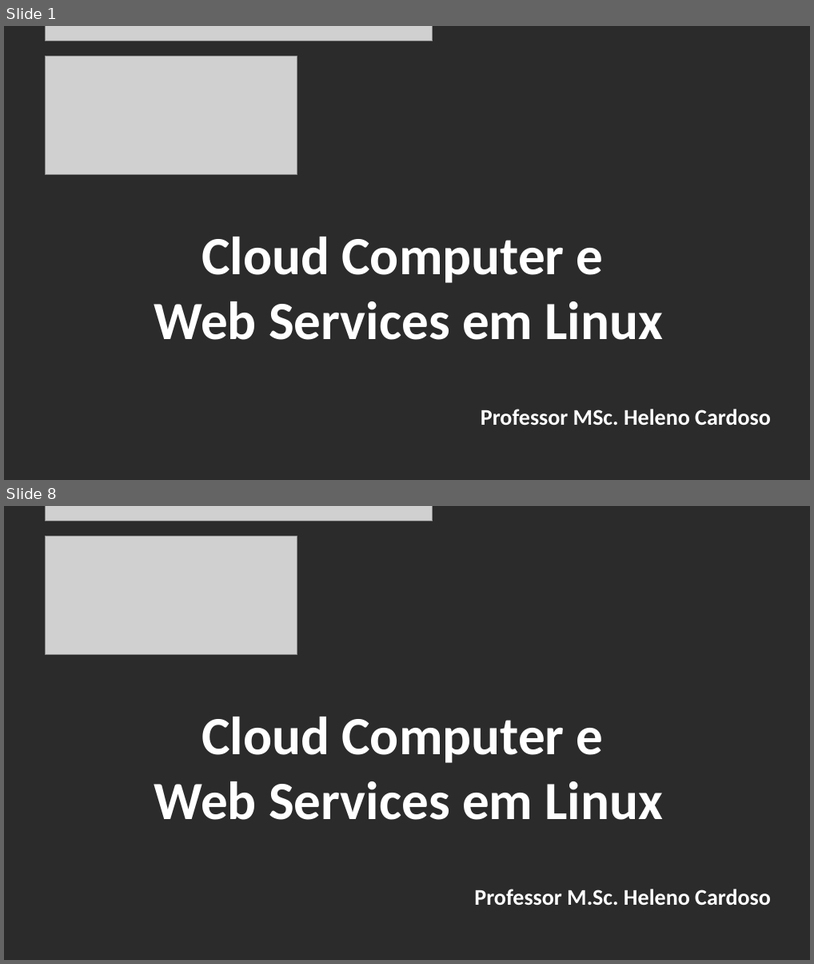
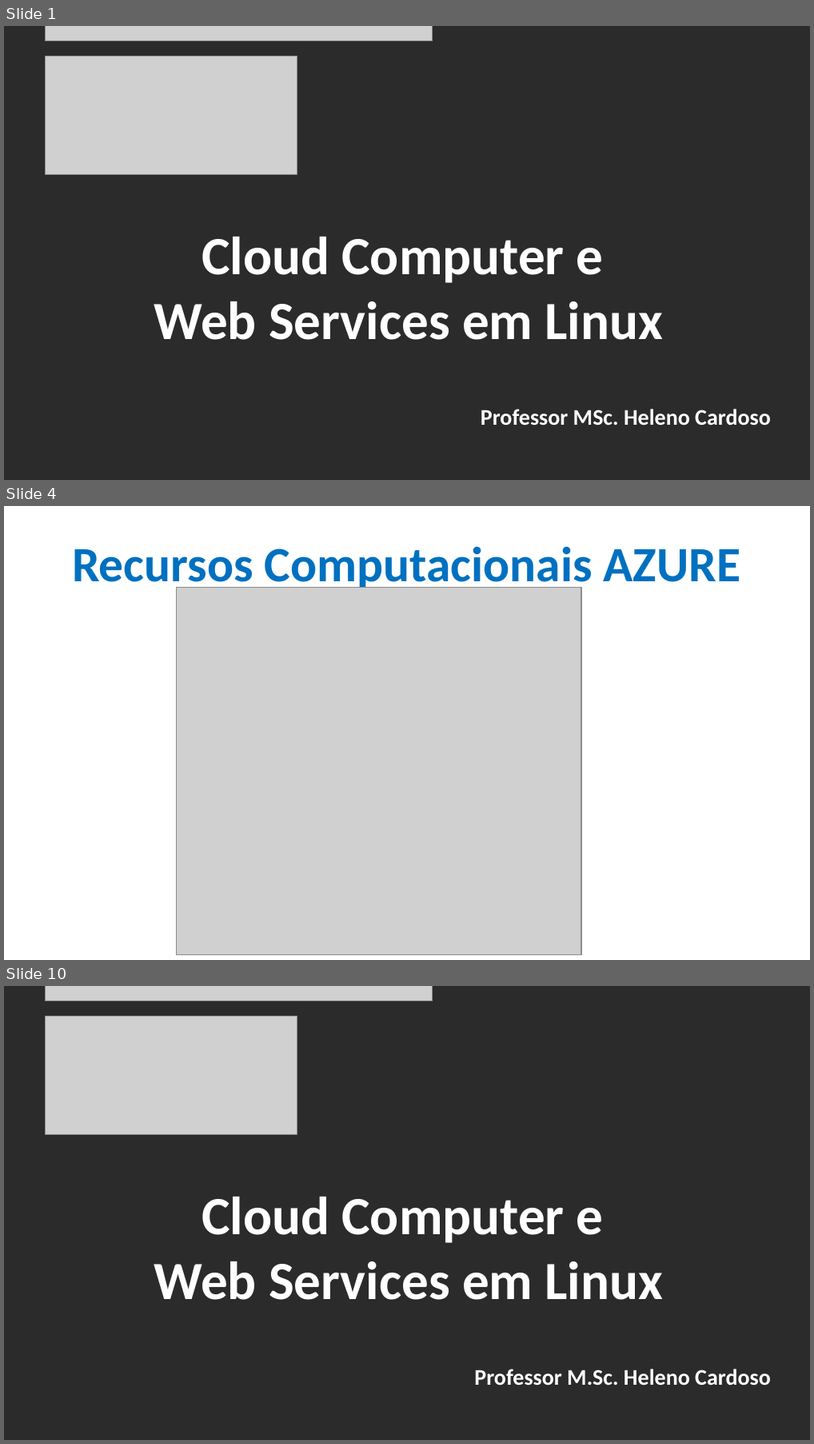
Before and after one commit to CloudEducationBrazil/WydenComputacaoNuvemWebServicesLinux, a slide deck: 01 Classes/Aula 07 - Computação em Nuvem e Web Services em Linux Cloud AZURE.pptx. Shown one above the other, each under a label of ours: slides 1 and 8 before the commit, slides 1, 4 and 10 after it; the slides between them are not shown. The pictures are 814x964 and 814x1444 pixels, drawn with LibreOffice and Linux fonts; fonts in the diff are those of the drawing; grey boxes stand for pictures; background and template pictures are left out; a plain dark background stands for a picture behind light text. Boxes give left, top, right and bottom in pixels: in the first picture for what was removed or moved away, otherwise in the second. Text is boxed around its words. In the diff, an @@ line names an element or a change of style, - is before the commit and + after.

```diff
--- a/01 Classes/Aula 07 - Computação em Nuvem e Web Services em Linux Cloud AZURE.pptx
+++ b/01 Classes/Aula 07 - Computação em Nuvem e Web Services em Linux Cloud AZURE.pptx
@@ slide 4 added at (4, 506, 810, 960), background picture (left out) @@
@@ title added at (72, 546, 742, 593), 44 pt, text #0070C0, bold @@
+Recursos Computacionais AZURE
@@ picture added at (177, 588, 582, 954) @@
@@ what was slide 8 is now slide 10 @@
```
Also in this commit, not shown: 5 slides changed, 2 other slides added, 1 slide removed, 1 other file.
